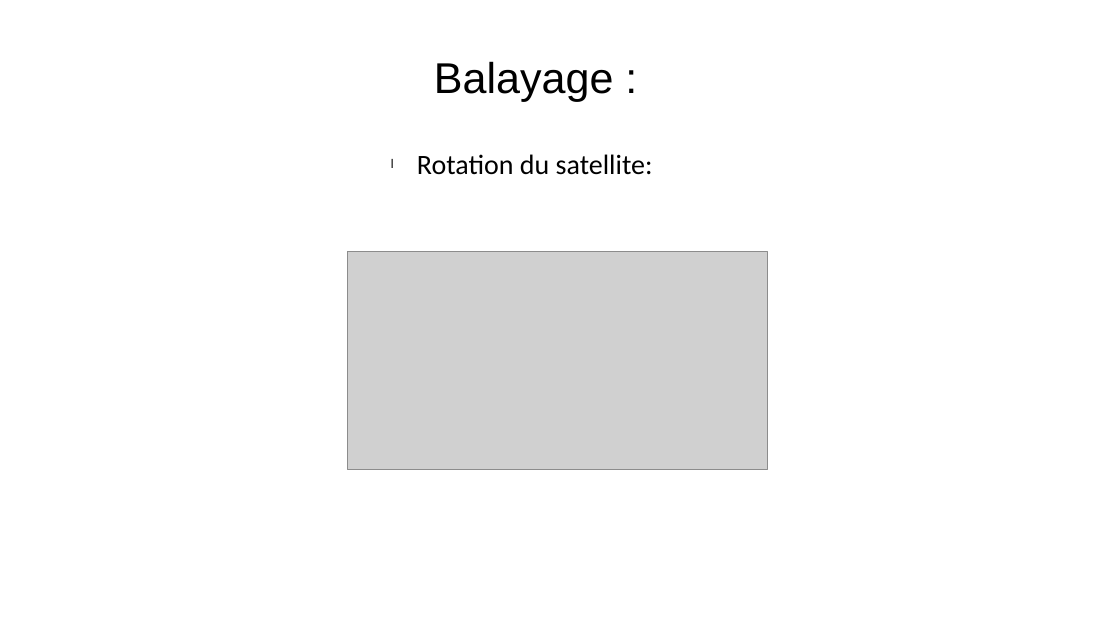
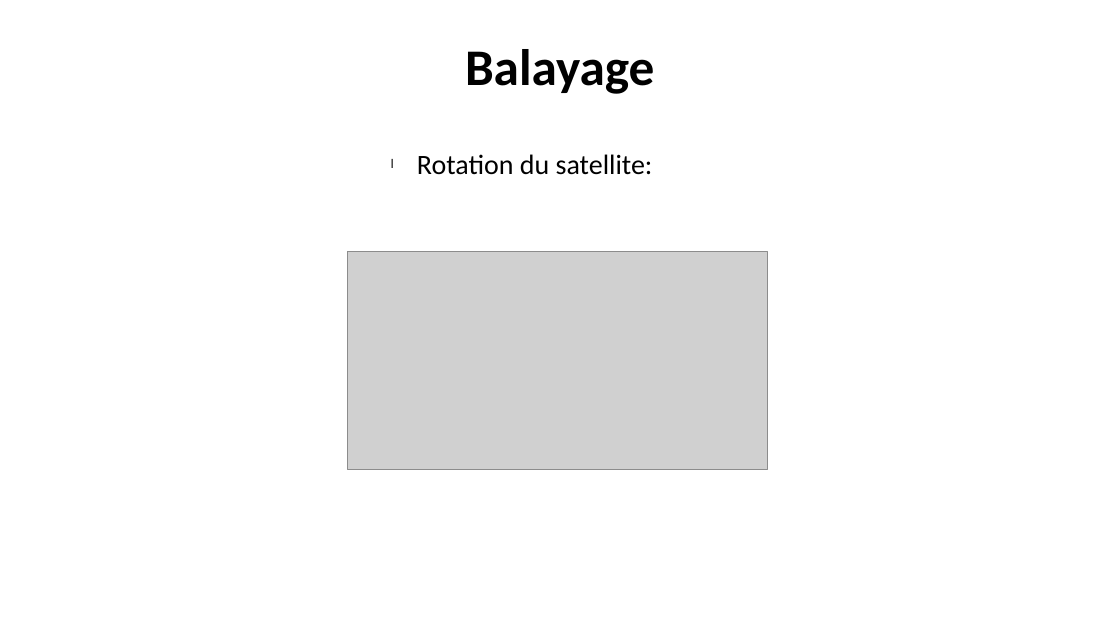
Before and after one commit to Apolerag/Cours_M2, a slide deck: slide 12 of AATI/Présentation/presentation_argoud_chemier.pptx. Drawn at 1120x630 pixels with LibreOffice and Linux fonts; fonts in the diff are those of the drawing; grey boxes stand for pictures; background and template pictures are left out. Boxes give left, top, right and bottom in pixels: in the first picture for what was removed or moved away, otherwise in the second. Text is boxed around its words. In the diff, an @@ line names an element or a change of style, - is before the commit and + after.

```diff
--- a/AATI/Présentation/presentation_argoud_chemier.pptx
+++ b/AATI/Présentation/presentation_argoud_chemier.pptx
@@ text at bbox=[465, 49, 655, 94]: text changed; size 36.9 to 44 pt; font Arial to Calibri; bold on @@
-Balayage :
+Balayage
```
Also in this commit, not shown: 14 other slides changed, 1 slide removed, 5 other files.
